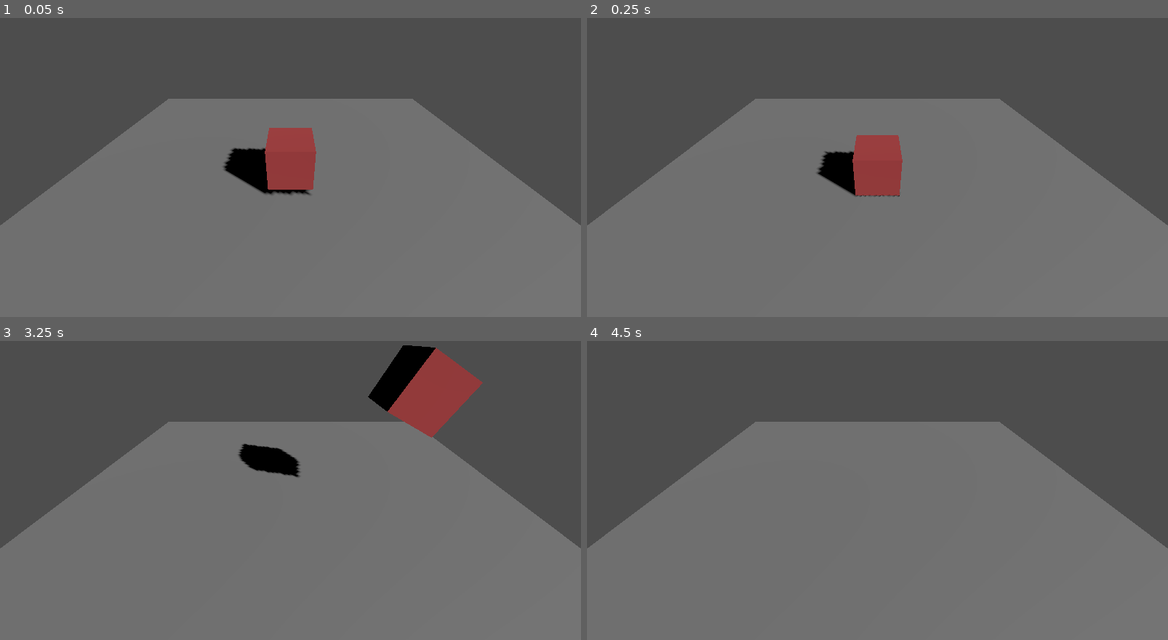
Above: before the commit, frames 1-4 (two rows, left to right).
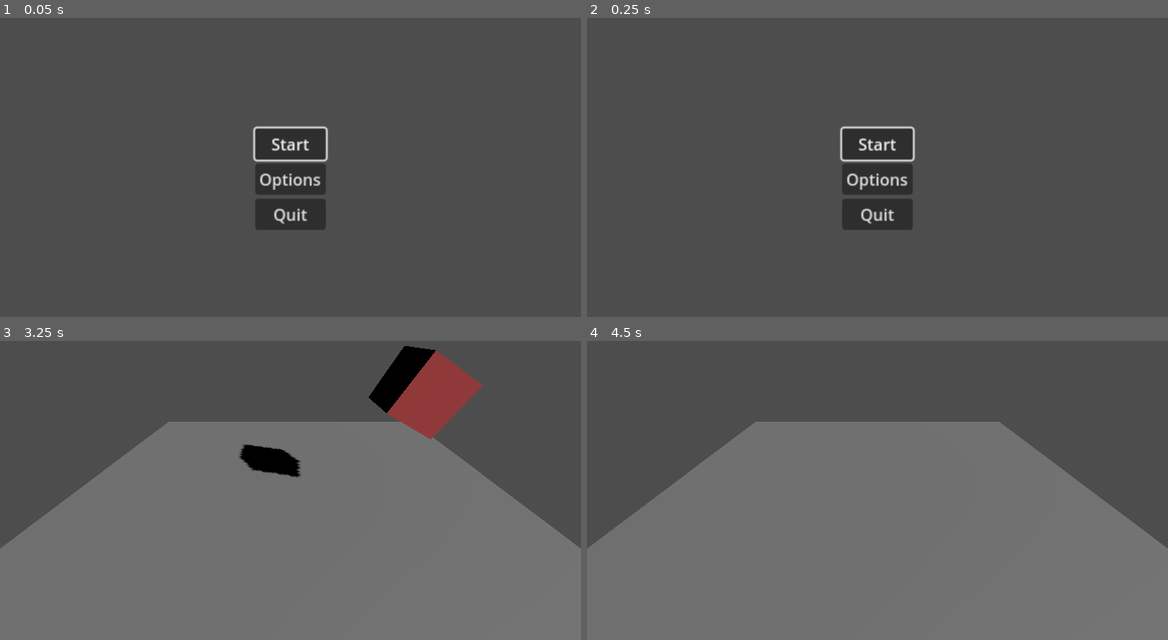
Above: after the commit, the same moments.

Repository: Torquelus/Ludum-Dare-53
Game: Godot game, scene res://scenes/main_menu.tscn
The game is run twice, just before and just after one commit, with the same random seed, the same clock (stepped at 60 frames per second) and the same inputs. Before the commit the project starts from res://scenes/3dboxtestscene.tscn.
Inputs (mouse positions are in pixels of both pictures, inside the frame that each line leads up to):
- Up to frame 1 (0.05 s): no input
- Up to frame 2 (0.25 s): no input
- Up to frame 3 (3.25 s): click (290, 502) at 0.5 s, where only the run after the commit has a clickable "Options"; click (290, 481) at 1.25 s, where only the run after the commit has a clickable "Return to Main Menu"; click (290, 466) at 2 s, where only the run after the commit has a clickable "Start"; tap Enter (ui_accept) at 2.75, 3.02 s; hold Right (ui_right) from 2.78 s (still down)
- Up to frame 4 (4.5 s): release Right (ui_right) at 3.53 s; hold Down (ui_down) 3.53-4.28 s; tap Enter (ui_accept) at 3.77, 4.25 s; hold Right (ui_right) from 4.28 s (still down)

The runs differ from the first frame. In frame 1, 60% of the frame differs, in the area x 0-100%, y 27-100%; in frame 2, 60%; in frame 3, 0.4%; in frame 4, nothing differs.

Commit message:
Added Main Menu and Options Menu
Created basic Main Menu (Separate Scene) which when Start is pressed, will go to the 3dboxtestscene.
Options menu has a slider which controls GlobalVolumewhich in the Volume script (this is set to auto load and is accessible by all scenes)

Diff:
--- a/project.godot
+++ b/project.godot
@@ -11,6 +11,10 @@
 [application]
 
 config/name="Ludum Dare 53"
-run/main_scene="res://scenes/3dboxtestscene.tscn"
+run/main_scene="res://scenes/main_menu.tscn"
 config/features=PackedStringArray("4.0", "Forward Plus")
 config/icon="res://icon.svg"
+
+[autoload]
+
+Volume="*res://scripts/Volume.gd"
--- /dev/null
+++ b/scenes/main_menu.tscn
@@ -0,0 +1,45 @@
+[gd_scene load_steps=2 format=3 uid="uid://dxj40gjpo34c8"]
+
+[ext_resource type="Script" path="res://scripts/main_menu.gd" id="1_ajwda"]
+
+[node name="MainMenu" type="Control"]
+layout_mode = 3
+anchors_preset = 15
+anchor_right = 1.0
+anchor_bottom = 1.0
+grow_horizontal = 2
+grow_vertical = 2
+script = ExtResource("1_ajwda")
+
+[node name="VBoxContainer" type="VBoxContainer" parent="."]
+layout_mode = 1
+anchors_preset = 8
+anchor_left = 0.5
+anchor_top = 0.5
+anchor_right = 0.5
+anchor_bottom = 0.5
+offset_left = -70.0
+offset_top = -50.5
+offset_bottom = 50.5
+grow_horizontal = 2
+grow_vertical = 2
+scale = Vector2(2, 1.992)
+alignment = 1
+
+[node name="StartButton" type="Button" parent="VBoxContainer"]
+layout_mode = 2
+focus_neighbor_top = NodePath("../QuitButton")
+text = "Start"
+
+[node name="OptionsButton" type="Button" parent="VBoxContainer"]
+layout_mode = 2
+text = "Options"
+
+[node name="QuitButton" type="Button" parent="VBoxContainer"]
+layout_mode = 2
+focus_neighbor_bottom = NodePath("../StartButton")
+text = "Quit"
+
+[connection signal="pressed" from="VBoxContainer/StartButton" to="." method="_on_start_button_pressed"]
+[connection signal="pressed" from="VBoxContainer/OptionsButton" to="." method="_on_options_button_pressed"]
+[connection signal="pressed" from="VBoxContainer/QuitButton" to="." method="_on_quit_button_pressed"]
--- /dev/null
+++ b/scenes/main_options.tscn
@@ -0,0 +1,61 @@
+[gd_scene load_steps=4 format=3 uid="uid://ccgjyb3mnmv5"]
+
+[ext_resource type="Script" path="res://scripts/main_options.gd" id="1_yvsyk"]
+
+[sub_resource type="Gradient" id="Gradient_vcfly"]
+offsets = PackedFloat32Array(0, 0.0193548, 1)
+colors = PackedColorArray(0, 0, 0, 1, 0.0451613, 0.0451613, 0.0451613, 1, 0.116875, 0.670494, 0.947804, 1)
+
+[sub_resource type="GradientTexture1D" id="GradientTexture1D_kaubf"]
+gradient = SubResource("Gradient_vcfly")
+
+[node name="MainOptions" type="Control"]
+layout_mode = 3
+anchors_preset = 15
+anchor_right = 1.0
+anchor_bottom = 1.0
+grow_horizontal = 2
+grow_vertical = 2
+script = ExtResource("1_yvsyk")
+
+[node name="CenterContainer" type="CenterContainer" parent="."]
+layout_mode = 1
+anchors_preset = 8
+anchor_left = 0.5
+anchor_top = 0.5
+anchor_right = 0.5
+anchor_bottom = 0.5
+offset_left = -4.0
+offset_top = -14.0
+offset_right = 4.0
+offset_bottom = 14.0
+grow_horizontal = 2
+grow_vertical = 2
+
+[node name="VBoxContainer" type="VBoxContainer" parent="CenterContainer"]
+layout_mode = 2
+
+[node name="HSlider" type="HSlider" parent="CenterContainer/VBoxContainer"]
+layout_mode = 2
+value = 50.0
+tick_count = 5
+
+[node name="VolumeLabel" type="Label" parent="CenterContainer/VBoxContainer/HSlider"]
+layout_mode = 1
+anchors_preset = 5
+anchor_left = 0.5
+anchor_right = 0.5
+offset_left = -214.0
+offset_top = -23.5
+offset_right = -146.0
+offset_bottom = 2.5
+grow_horizontal = 2
+text = "Volume: "
+
+[node name="MenuButton" type="Button" parent="CenterContainer/VBoxContainer"]
+layout_mode = 2
+text = "Return to Main Menu"
+icon = SubResource("GradientTexture1D_kaubf")
+
+[connection signal="value_changed" from="CenterContainer/VBoxContainer/HSlider" to="." method="_on_h_slider_value_changed"]
+[connection signal="pressed" from="CenterContainer/VBoxContainer/MenuButton" to="." method="_on_menu_button_pressed"]
--- /dev/null
+++ b/scripts/Volume.gd
@@ -0,0 +1,5 @@
+class_name GlbVolume
+## Class description: GlbVolume controls the overall volume and is always loaded
+extends Node
+
+var GlobalVolume = 50
--- /dev/null
+++ b/scripts/main_menu.gd
@@ -0,0 +1,19 @@
+class_name MainMenuClass
+## Class description: Calls the corresponding scene after main menu button is pressed
+extends Control
+
+
+# Called when the node enters the scene tree for the first time.
+func _ready():
+	$VBoxContainer/StartButton.grab_focus()
+
+func _on_start_button_pressed():
+	get_tree().change_scene_to_file("res://scenes/3dboxtestscene.tscn")
+
+
+func _on_options_button_pressed():
+	get_tree().change_scene_to_file("res://scenes/main_options.tscn")
+
+
+func _on_quit_button_pressed():
+	pass # Replace with function body.
--- /dev/null
+++ b/scripts/main_options.gd
@@ -0,0 +1,23 @@
+class_name MainOptionsClass
+## Class description: Controls the Options, which is the volume slider
+extends Control
+
+
+# Called when the node enters the scene tree for the first time.
+func _ready():
+	$CenterContainer/VBoxContainer/HSlider/VolumeLabel.text = "Volume: " + \
+	str($"/root/Volume".GlobalVolume)
+
+
+# Called every frame. 'delta' is the elapsed time since the previous frame.
+func _process(delta):
+	pass
+
+
+func _on_menu_button_pressed():
+	get_tree().change_scene_to_file("res://scenes/main_menu.tscn")
+
+#Updates Volume Global variable
+func _on_h_slider_value_changed(value):
+	$CenterContainer/VBoxContainer/HSlider/VolumeLabel.text = "Volume: " + str(value)
+	$"/root/Volume".GlobalVolume = value
